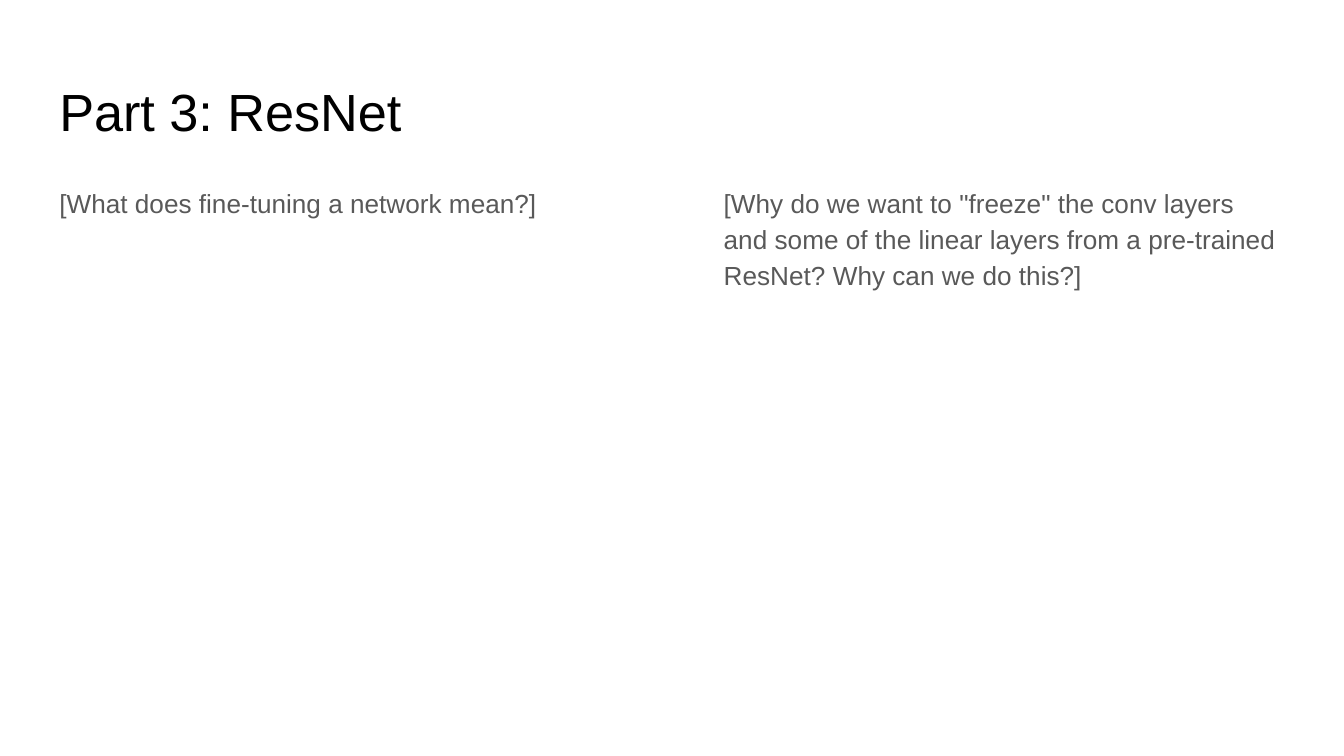
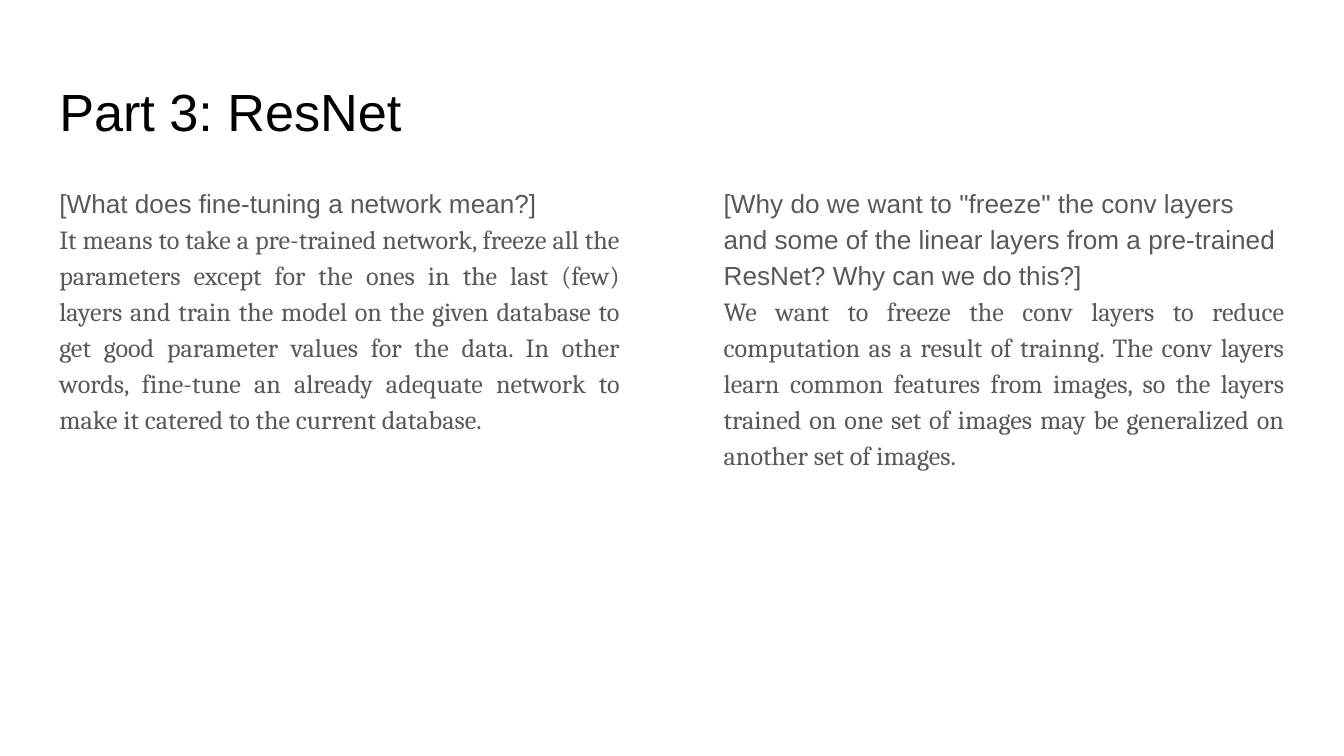
Before and after one commit to ShuvoNewaz/CS-6476-Projects-Fall2022, a slide deck: slide 11 of docs/proj4_report.pptx (slide 10 before the commit). Drawn at 1344x756 pixels with LibreOffice and Linux fonts; fonts in the diff are those of the drawing. Boxes give left, top, right and bottom in pixels: in the first picture for what was removed or moved away, otherwise in the second. Text is boxed around its words. In the diff, an @@ line names an element or a change of style, - is before the commit and + after.

```diff
--- a/docs/proj4_report.pptx
+++ b/docs/proj4_report.pptx
@@ text at bbox=[59, 230, 620, 430]: paragraph added @@
+It means to take a pre-trained network, freeze all the parameters except for the ones in the last (few) layers and train the model on the given database to get good parameter values for the data. In other words, fine-tune an already adequate network to make it catered to the current database.
@@ text at bbox=[724, 302, 1284, 471]: paragraph added @@
+We want to freeze the conv layers to reduce computation as a result of trainng. The conv layers learn common features from images, so the layers trained on one set of images may be generalized on another set of images.
```
Also in this commit, not shown: 13 other slides changed, 1 slide added, 14 other files.
